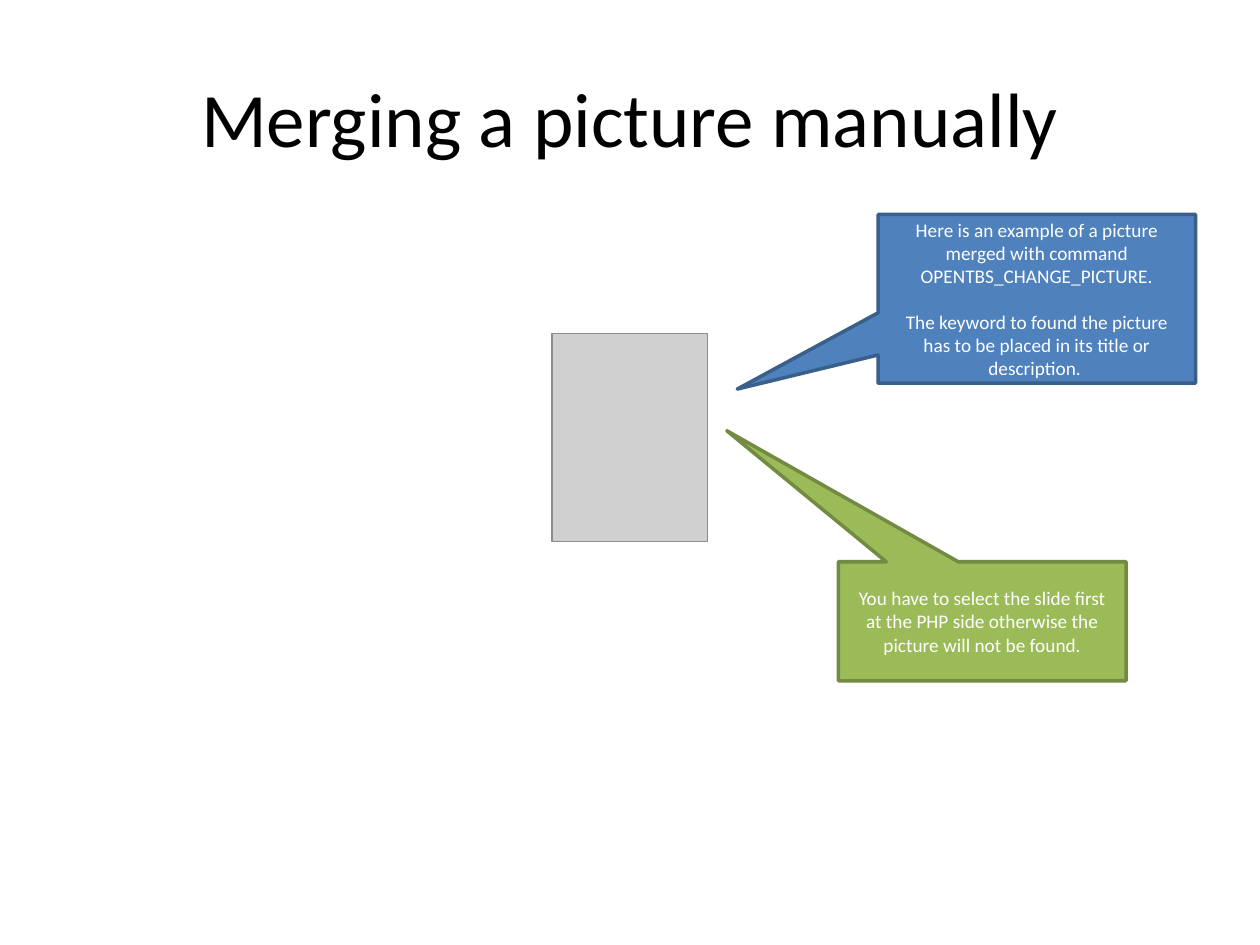
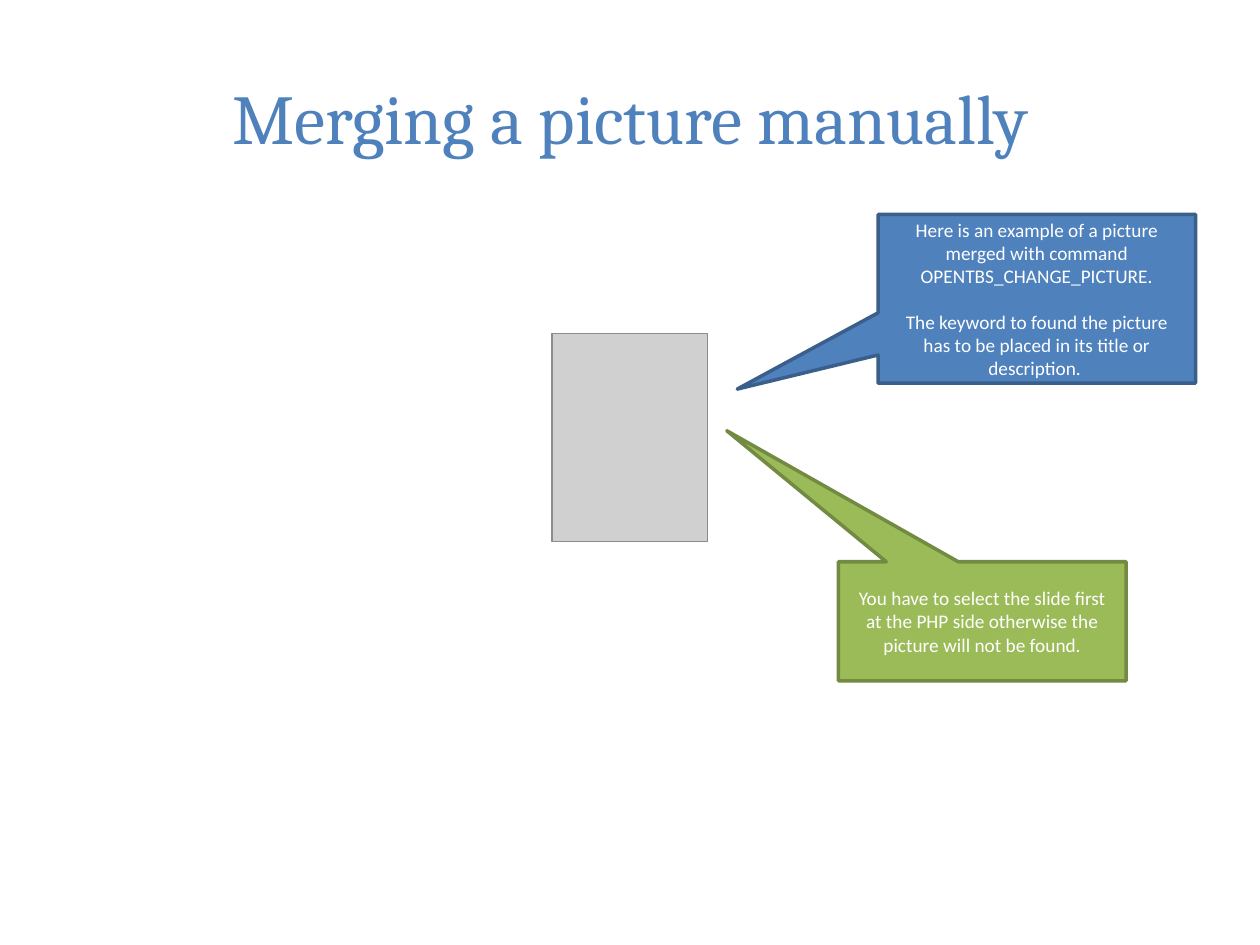
Before and after one commit to Skrol29/tinybutstrong, a slide deck: slide 2 of plugins/opentbs/demo/demo_ms_powerpoint.pptx. Drawn at 1260x945 pixels with LibreOffice and Linux fonts; fonts in the diff are those of the drawing; grey boxes stand for pictures. Boxes give left, top, right and bottom in pixels: in the first picture for what was removed or moved away, otherwise in the second. Text is boxed around its words. In the diff, an @@ line names an element or a change of style, - is before the commit and + after.

```diff
--- a/plugins/opentbs/demo/demo_ms_powerpoint.pptx
+++ b/plugins/opentbs/demo/demo_ms_powerpoint.pptx
@@ title "Merging a picture manually" at <box>232,95,1028,159</box>: size 44 to 40 pt, font Calibri to Cambria, text colour #000000 to #4F81BD @@
```
Also in this commit, not shown: 1 other slide changed, 4 other files.
